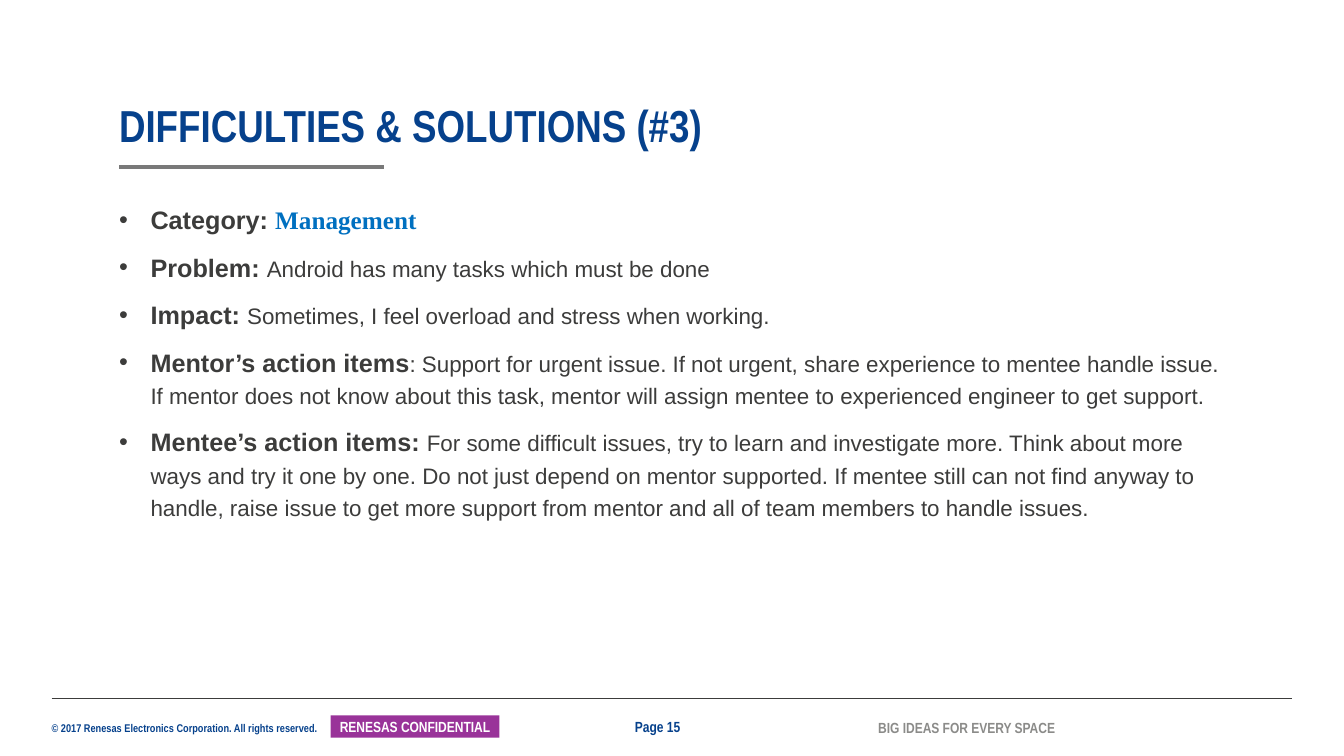
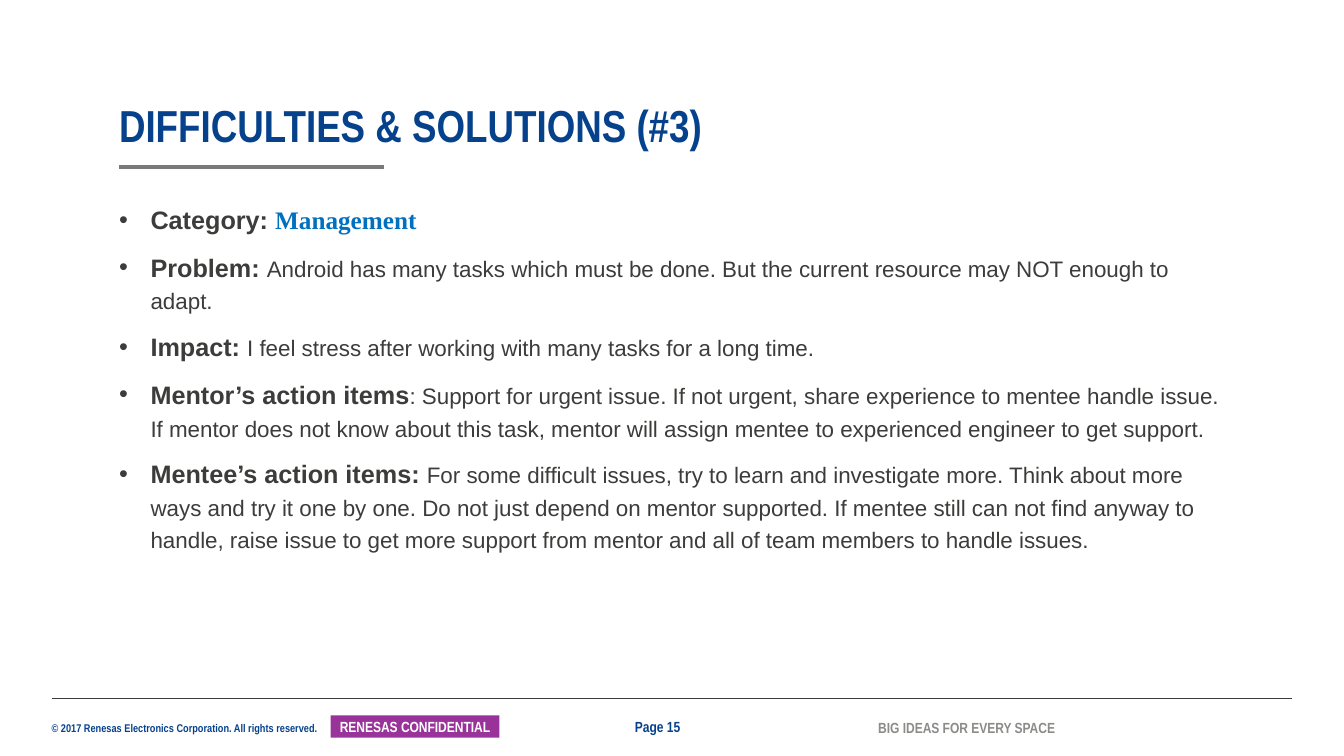
Before and after one commit to tranchikha/myapplication, a slide deck: slide 15 of LAST_TERM/2042_TranChiKha_ISS_MentorMentee_26G.pptx. Drawn at 1344x756 pixels with LibreOffice and Linux fonts; fonts in the diff are those of the drawing; background and template pictures are left out. Boxes give left, top, right and bottom in pixels: in the first picture for what was removed or moved away, otherwise in the second. Text is boxed around its words. In the diff, an @@ line names an element or a change of style, - is before the commit and + after.

Commit message:
update

```diff
--- a/LAST_TERM/2042_TranChiKha_ISS_MentorMentee_26G.pptx
+++ b/LAST_TERM/2042_TranChiKha_ISS_MentorMentee_26G.pptx
@@ text at [151,258,1169,362]: text changed @@
-• Problem: Android has many tasks which must be done
-• Impact: Sometimes, I feel overload and stress when working.
+• Problem: Android has many tasks which must be done. But the current resource may NOT enough to adapt.
+• Impact: I feel stress after working with many tasks for a long time.
```
Also in this commit, not shown: 1 other slide changed.
